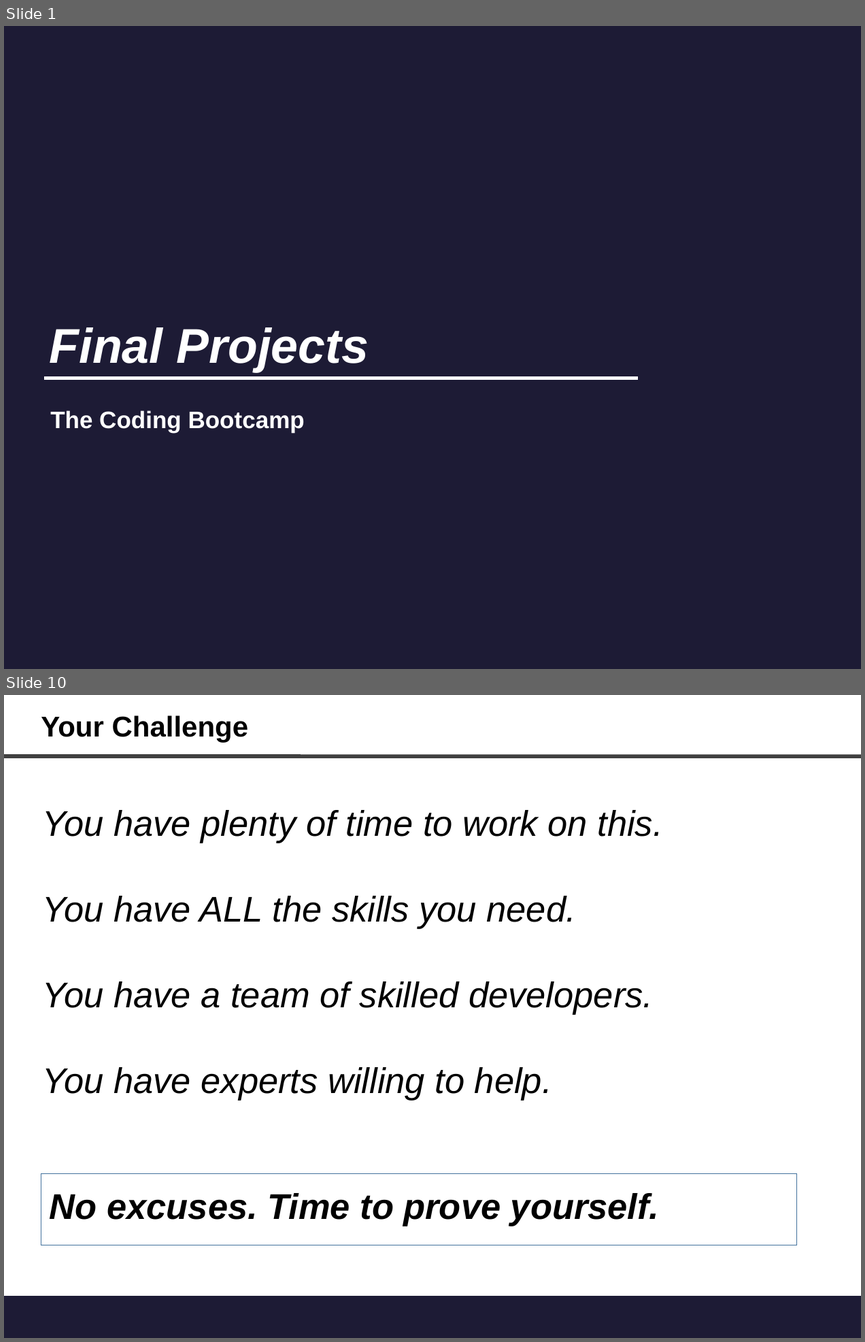
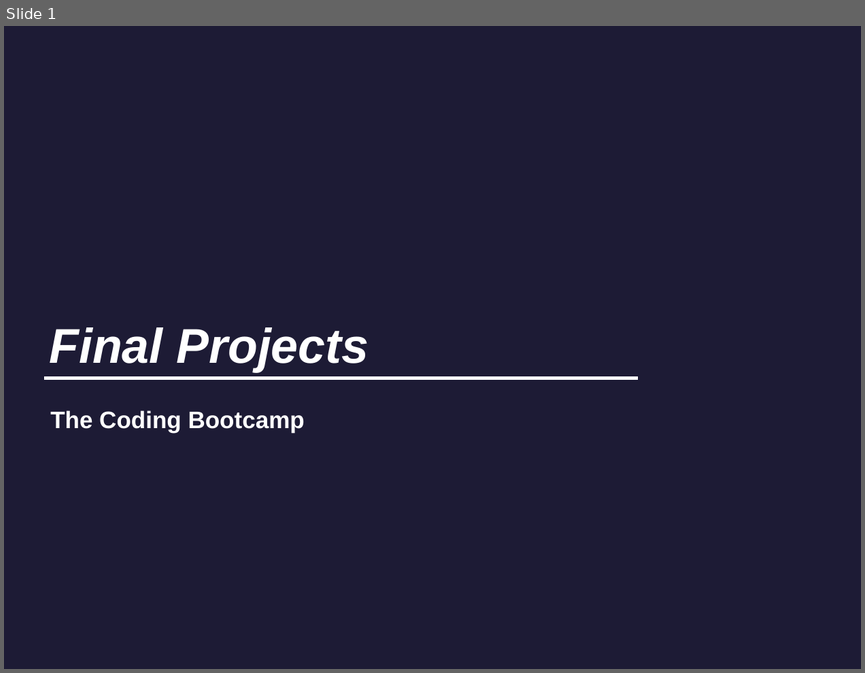
Before and after one commit to chaseleinart/FastFood, a slide deck: public/app_concept/FinalProject.odp. Shown one above the other, each under a label of ours: slides 1 and 10 before the commit, slide 1 after it; the slides between them are not shown. The pictures are 865x1342 and 865x673 pixels, drawn with LibreOffice and Linux fonts; fonts in the diff are those of the drawing; background and template pictures are left out. Boxes give left, top, right and bottom in pixels: in the first picture for what was removed or moved away, otherwise in the second. Text is boxed around its words. In the diff, an @@ line names an element or a change of style, - is before the commit and + after.

```diff
--- a/public/app_concept/FinalProject.odp
+++ b/public/app_concept/FinalProject.odp
@@ slide 10 removed at <box>4,695,861,1338</box>, background #FFFFFF @@
@@ text removed at <box>41,715,249,743</box> @@
-Your Challenge
@@ line removed from (4, 756) to (861, 757) @@
@@ text removed at <box>42,810,663,1100</box> @@
-You have plenty of time to work on this.
-You have ALL the skills you need.
-You have a team of skilled developers.
-You have experts willing to help.
@@ rectangle removed at <box>41,1173,797,1244</box> @@
@@ text removed at <box>50,1193,660,1226</box> @@
-No excuses. Time to prove yourself.
@@ rectangle removed at <box>4,1295,861,1338</box> @@
```
Also in this commit, not shown: 11 slides added, 20 other slides removed, 11 other files.
